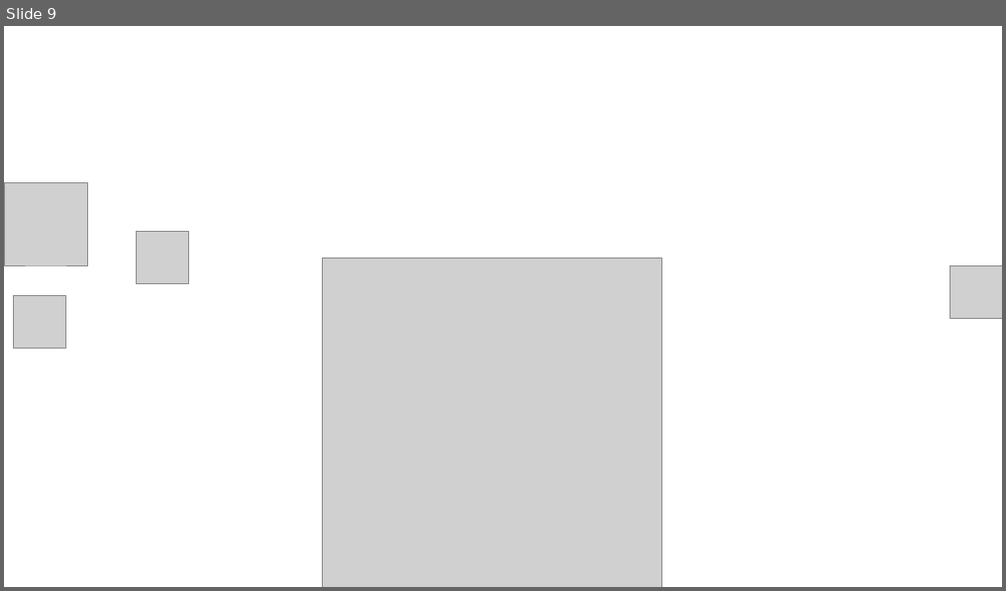
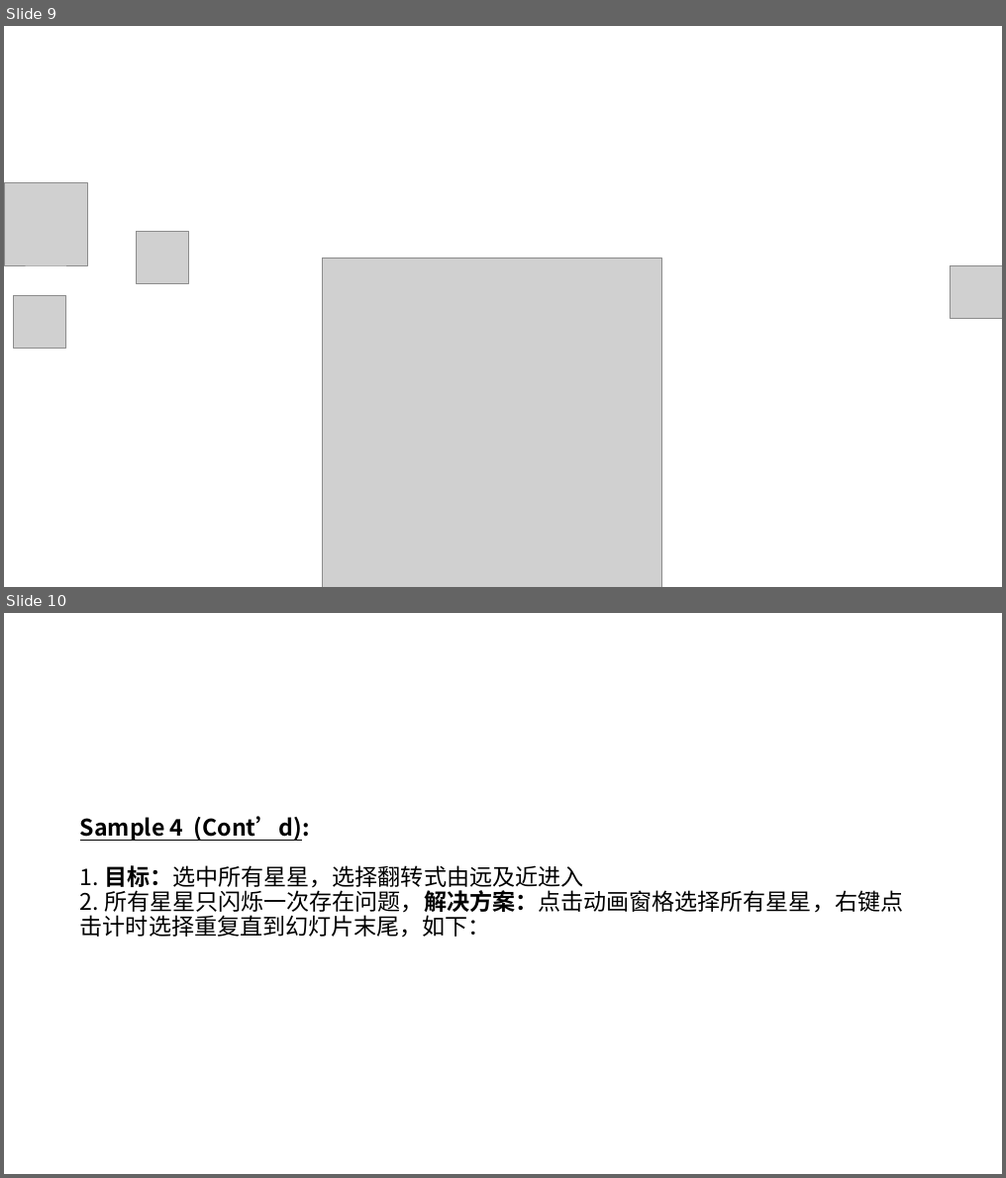
Before and after one commit to Canhui/PPT_Animation_Samples, a slide deck: PPT-Animation-Samples (Part 1).pptx. Shown one above the other, each under a label of ours: slide 9 before the commit, slides 9 and 10 after it. The pictures are 1006x591 and 1006x1178 pixels, drawn with LibreOffice and Linux fonts; fonts in the diff are those of the drawing; grey boxes stand for pictures; background and template pictures are left out. Boxes give left, top, right and bottom in pixels: in the first picture for what was removed or moved away, otherwise in the second. Text is boxed around its words. In the diff, an @@ line names an element or a change of style, - is before the commit and + after.

```diff
--- a/PPT-Animation-Samples (Part 1).pptx
+++ b/PPT-Animation-Samples (Part 1).pptx
@@ slide 10 added at box(4, 613, 1002, 1174), background #FFFFFF @@
@@ title added at box(80, 816, 903, 938), 22 pt, text #000000 @@
+Sample 4 (Cont’d):
+1. 目标：选中所有星星，选择翻转式由远及近进入
+2. 所有星星只闪烁一次存在问题，解决方案：点击动画窗格选择所有星星，右键点击计时选择重复直到幻灯片末尾，如下：
```
Also in this commit, not shown: 5 slides changed, 6 other slides added, 1 other file.
